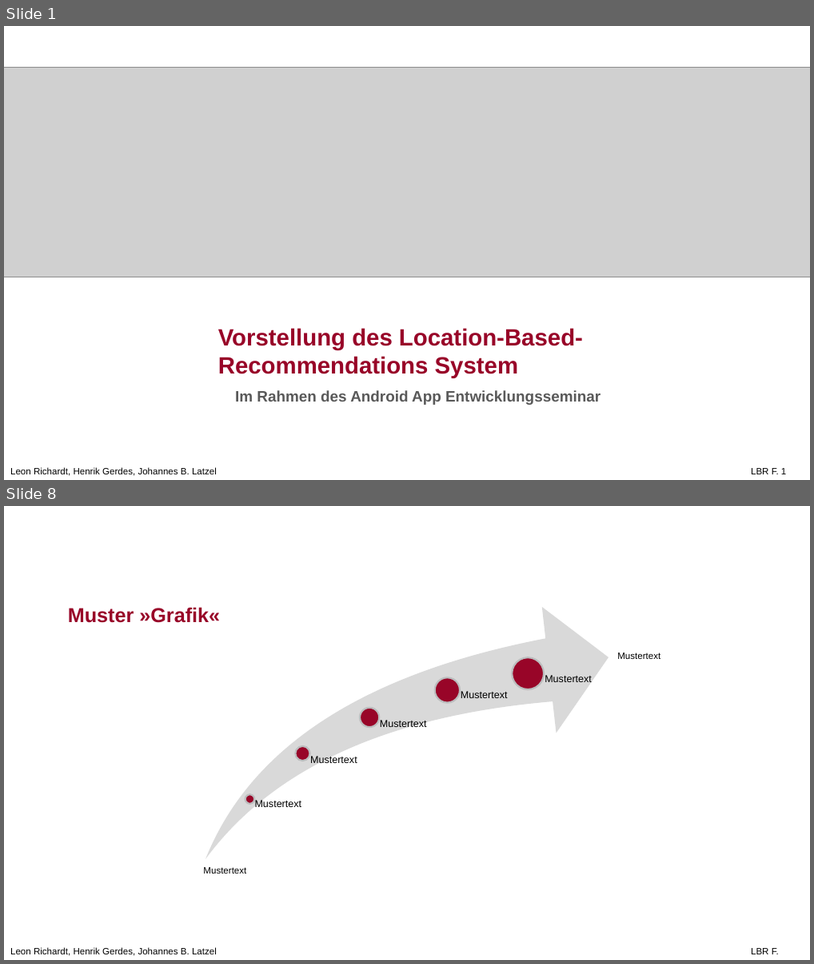
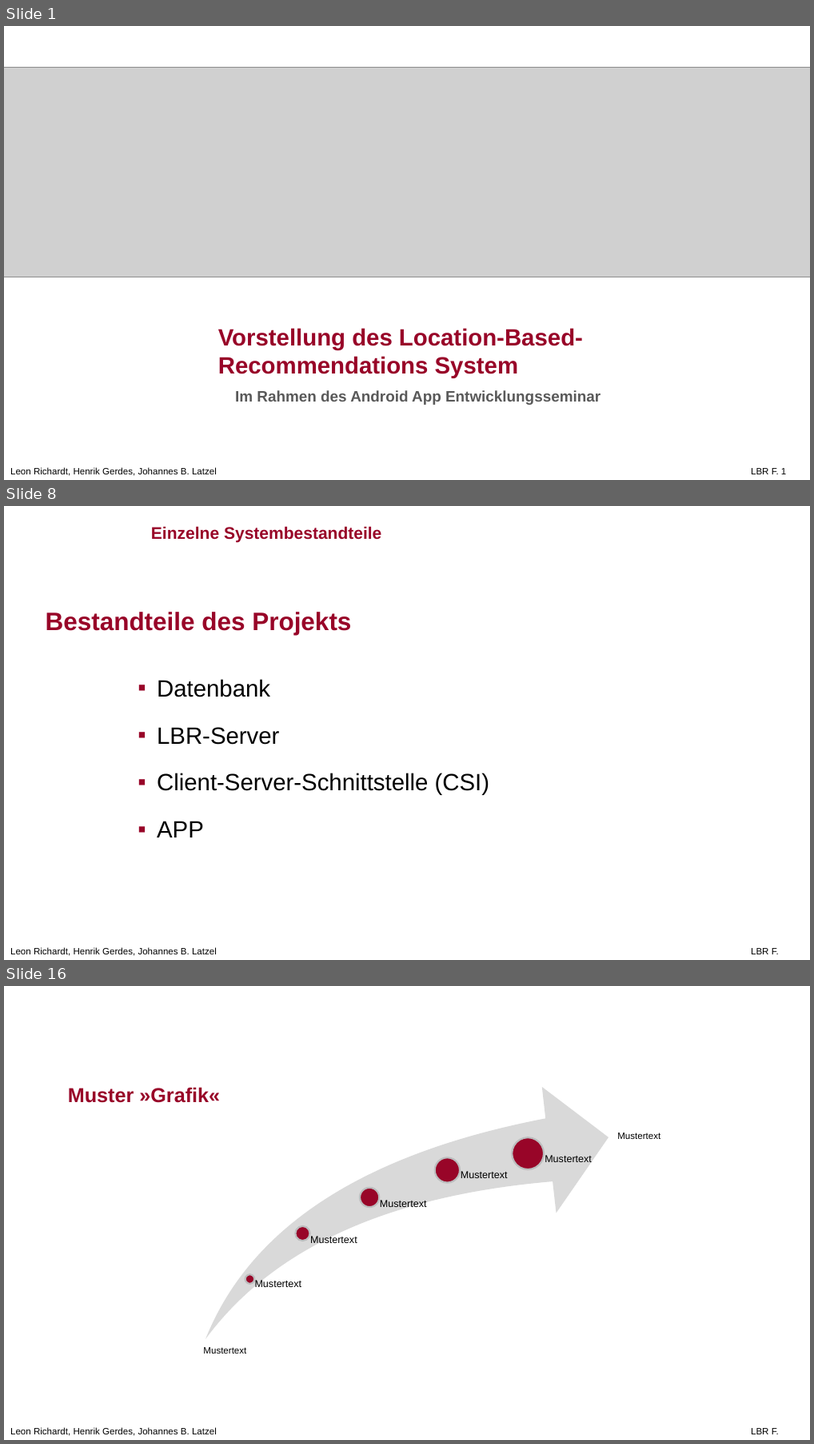
Before and after one commit to leon-richardt/location-based-recommendations, a slide deck: Presentations/LBR PP.pptx. Shown one above the other, each under a label of ours: slides 1 and 8 before the commit, slides 1, 8 and 16 after it; the slides between them are not shown. The pictures are 814x964 and 814x1444 pixels, drawn with LibreOffice and Linux fonts; fonts in the diff are those of the drawing; grey boxes stand for pictures; background and template pictures are left out. Boxes give left, top, right and bottom in pixels: in the first picture for what was removed or moved away, otherwise in the second. Text is boxed around its words. In the diff, an @@ line names an element or a change of style, - is before the commit and + after.

```diff
--- a/Presentations/LBR PP.pptx
+++ b/Presentations/LBR PP.pptx
@@ slide 8 added at bbox=[4, 506, 810, 960], background #FFFFFF; not listed: 2 template elements that a slide beside it also shows @@
@@ text added at bbox=[151, 526, 382, 543], 20 pt, text #980528, bold @@
+Einzelne Systembestandteile
@@ title added at bbox=[46, 612, 351, 635], 30 pt, text #980528, bold @@
+Bestandteile des Projekts
@@ text added at bbox=[157, 679, 490, 837], 28 pt, text #000000 @@
+  ▪ Datenbank
+  ▪ LBR-Server
+  ▪ Client-Server-Schnittstelle (CSI)
+  ▪ APP
@@ what was slide 8 is now slide 16 @@
```
Also in this commit, not shown: 5 slides changed, 8 other slides added, 1 slide removed.
